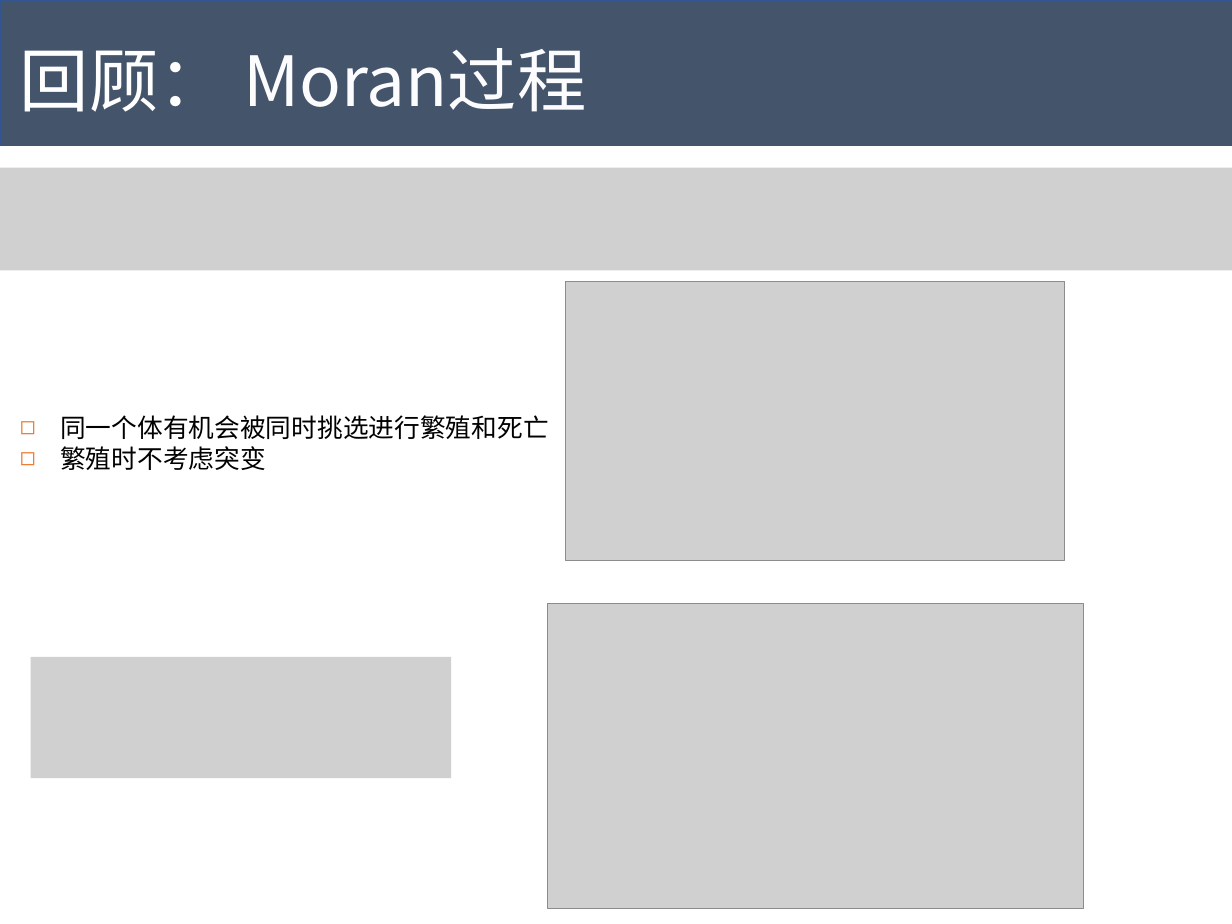
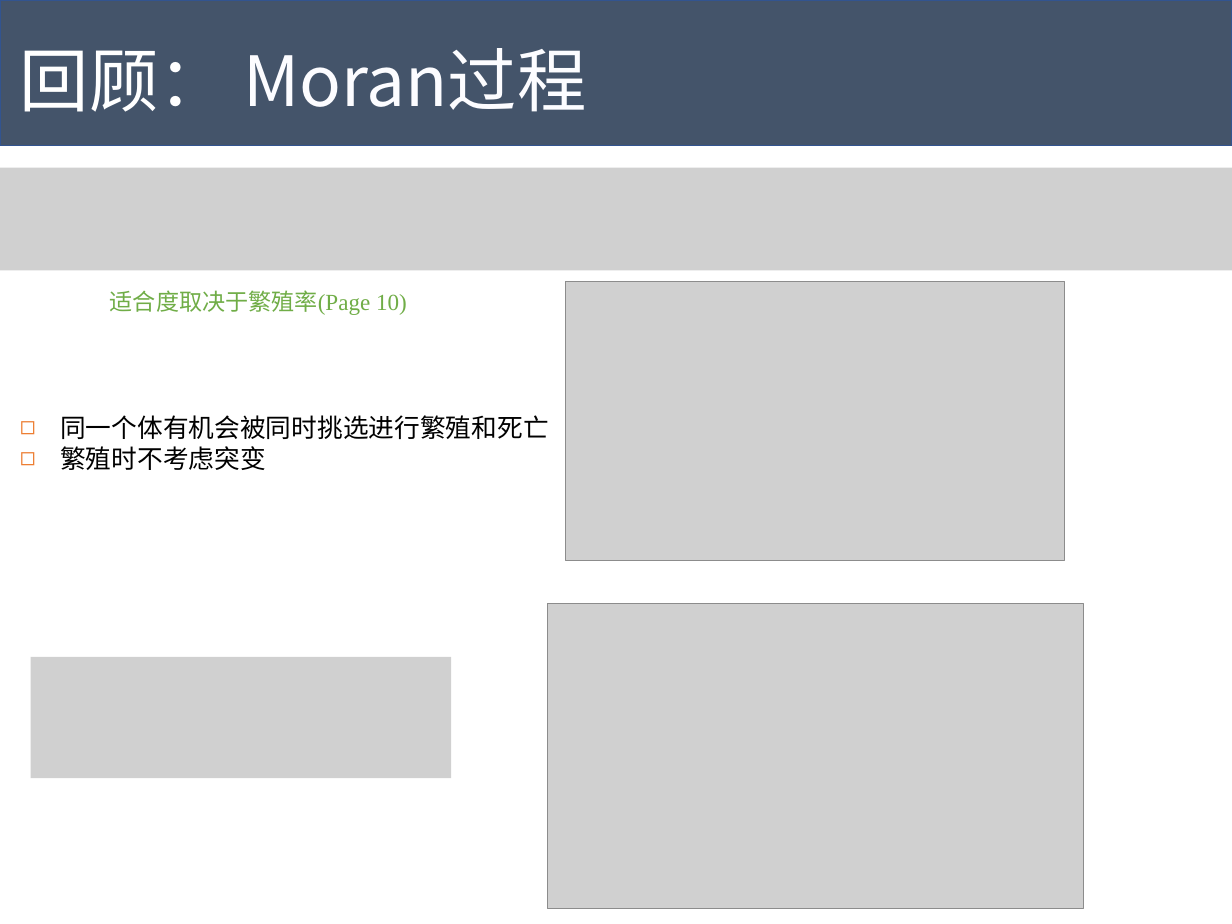
Before and after one commit to Tigerrr07/GNN-tiger, a slide deck: slide 3 of dynamics/pre.pptx. Drawn at 1232x924 pixels with LibreOffice and Linux fonts; fonts in the diff are those of the drawing; grey boxes stand for pictures. Boxes give left, top, right and bottom in pixels: in the first picture for what was removed or moved away, otherwise in the second. Text is boxed around its words. In the diff, an @@ line names an element or a change of style, - is before the commit and + after.

```diff
--- a/dynamics/pre.pptx
+++ b/dynamics/pre.pptx
@@ text added at (x1=110, y1=290, x2=407, y2=315), 18 pt, text #70AD47 @@
+适合度取决于繁殖率(Page 10)
```
Also in this commit, not shown: 7 other slides changed, 3 slides added, 1 other file.
